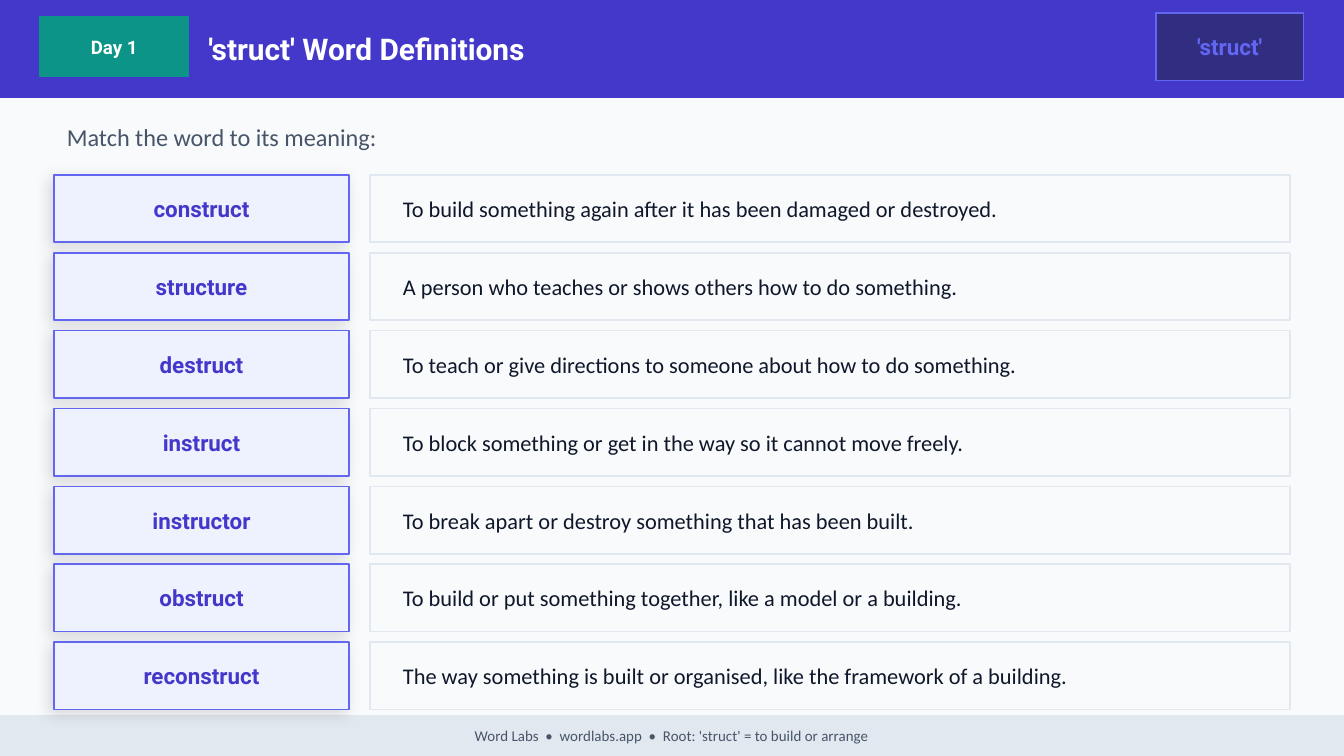
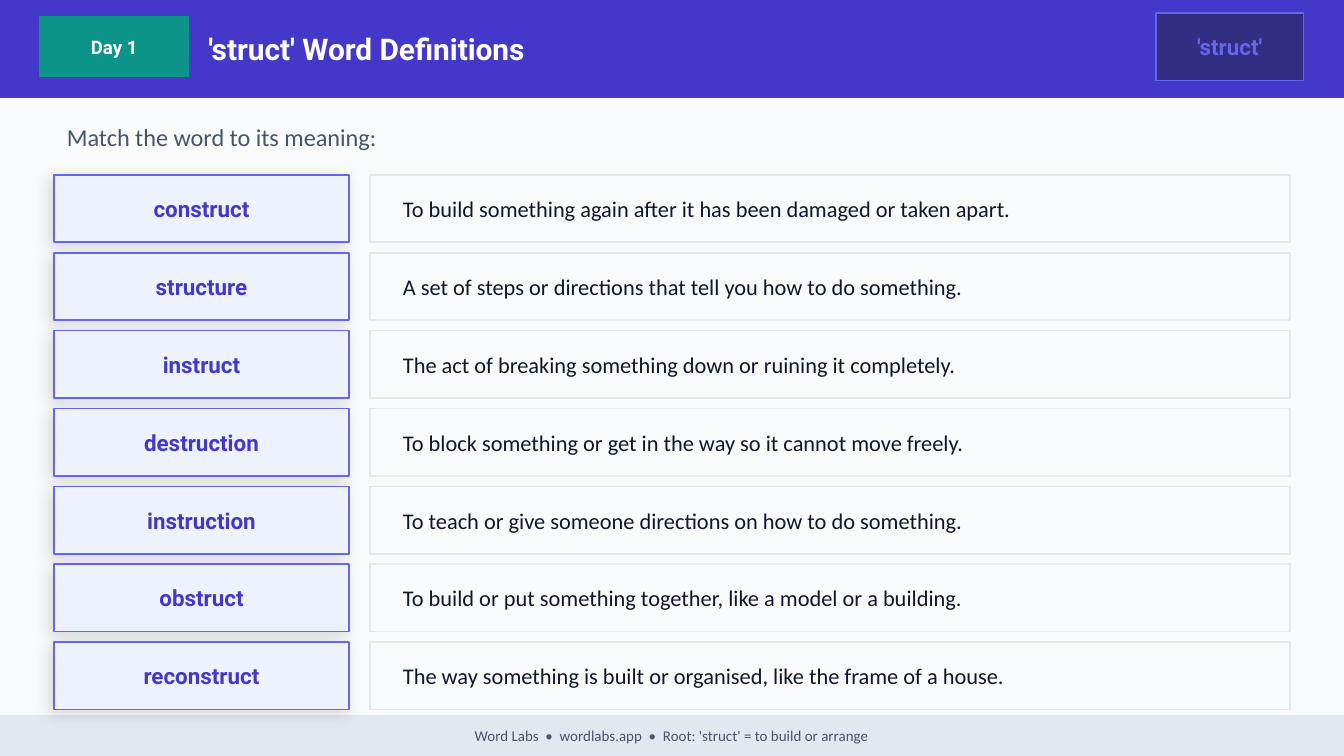
Before and after one commit to NickD135/morphology-builder, a slide deck: slide 8 of output/wordlabs-struct-3day.pptx. Drawn at 1344x756 pixels with LibreOffice and Linux fonts; fonts in the diff are those of the drawing. Boxes give left, top, right and bottom in pixels: in the first picture for what was removed or moved away, otherwise in the second. Text is boxed around its words. In the diff, an @@ line names an element or a change of style, - is before the commit and + after.

```diff
--- a/output/wordlabs-struct-3day.pptx
+++ b/output/wordlabs-struct-3day.pptx
@@ text at <box>403,201,1010,221</box>: text changed @@
-To build something again after it has been damaged or destroyed.
+To build something again after it has been damaged or taken apart.
@@ text at <box>403,279,962,299</box>: text changed @@
-A person who teaches or shows others how to do something.
+A set of steps or directions that tell you how to do something.
@@ text "instruct": place and size @@
-text "instruct" at <box>163,434,240,451</box>
+text "instruct" at <box>163,356,240,373</box>
@@ text removed at <box>160,356,244,373</box> @@
-destruct
@@ text at <box>403,357,955,377</box>: text changed @@
-To teach or give directions to someone about how to do something.
+The act of breaking something down or ruining it completely.
@@ text added at <box>144,434,259,451</box>, 12 pt, text #4338CA, bold @@
+destruction
@@ text at <box>147,512,256,529</box>: text changed @@
-instructor
+instruction
@@ text at <box>403,513,962,533</box>: text changed @@
-To break apart or destroy something that has been built.
+To teach or give someone directions on how to do something.
@@ text at <box>403,668,1004,688</box>: text changed @@
-The way something is built or organised, like the framework of a building.
+The way something is built or organised, like the frame of a house.
```
Also in this commit, not shown: 28 other slides changed, 32 other files.
